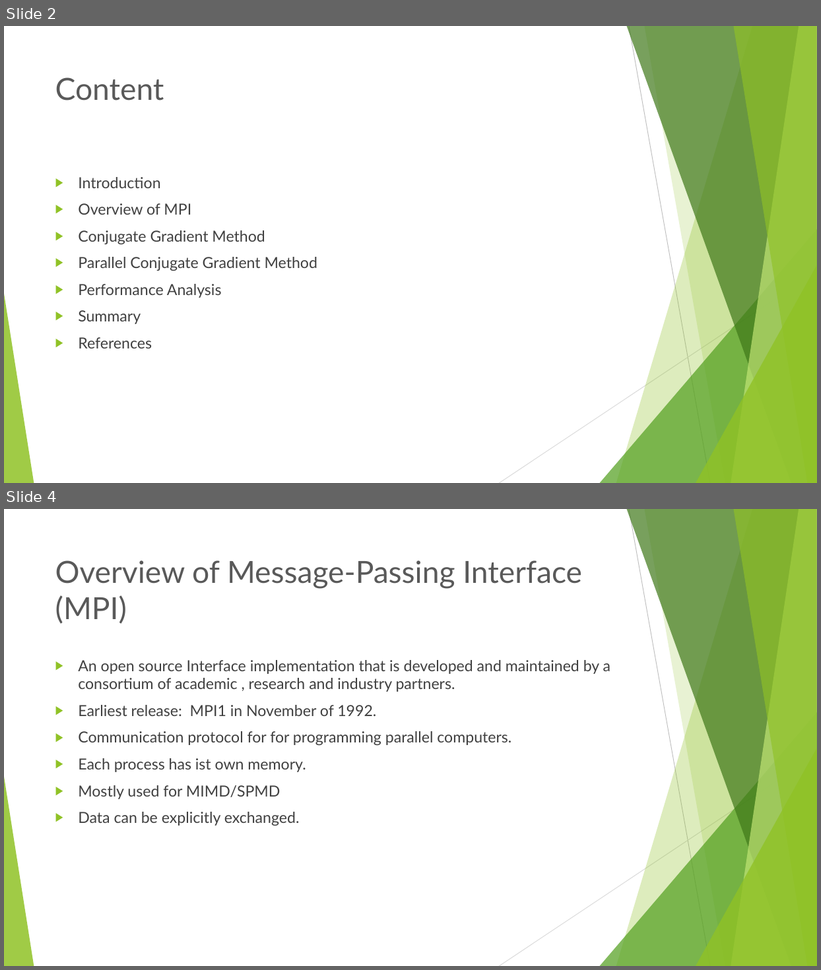
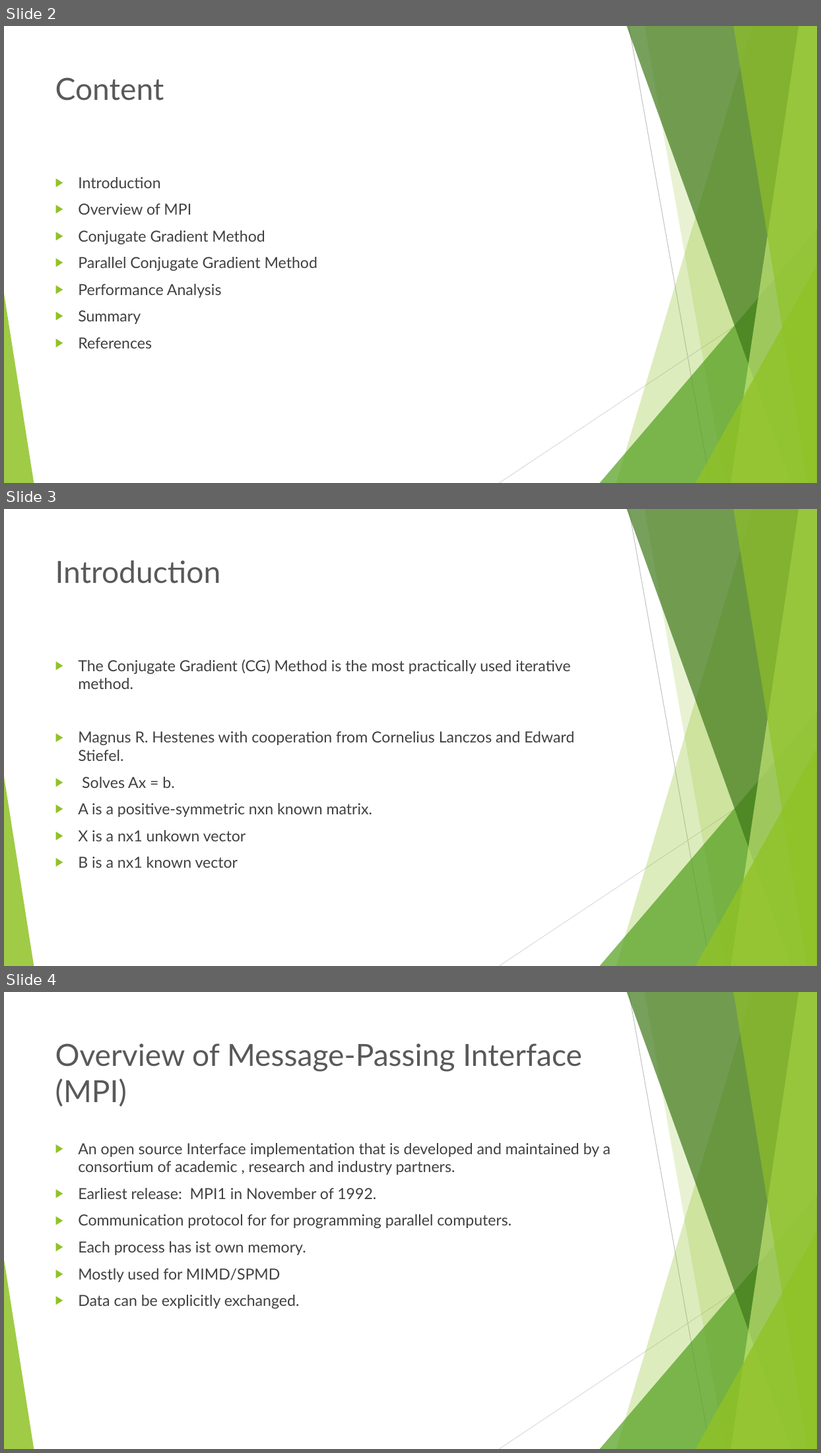
Before and after one commit to mawunyega/conjugate_gradient, a slide deck: presentattion.pptx. Shown one above the other, each under a label of ours: slides 2 and 4 before the commit, slides 2, 3 and 4 after it; the slides between them are not shown. The pictures are 821x970 and 821x1453 pixels, drawn with LibreOffice and Linux fonts; fonts in the diff are those of the drawing. Boxes give left, top, right and bottom in pixels: in the first picture for what was removed or moved away, otherwise in the second. Text is boxed around its words. In the diff, an @@ line names an element or a change of style, - is before the commit and + after.

```diff
--- a/presentattion.pptx
+++ b/presentattion.pptx
@@ slide 3 added at <box>4,509,817,966</box>, background #FFFFFF; not listed: 10 template elements that a slide beside it also shows @@
@@ title added at <box>55,560,221,584</box>, 36 pt, text #595959 @@
+Introduction
@@ text added at <box>78,659,574,868</box>, 18 pt, text #404040 @@
+▶ The Conjugate Gradient (CG) Method is the most practically used iterative method.
+▶ Magnus R. Hestenes with cooperation from Cornelius Lanczos and Edward Stiefel.
+▶ Solves Ax = b.
+▶ A is a positive-symmetric nxn known matrix.
+▶ X is a nx1 unkown vector
+▶ B is a nx1 known vector
```
Also in this commit, not shown: 1 slide changed, 4 other slides added, 2 slides removed, 4 other files.
